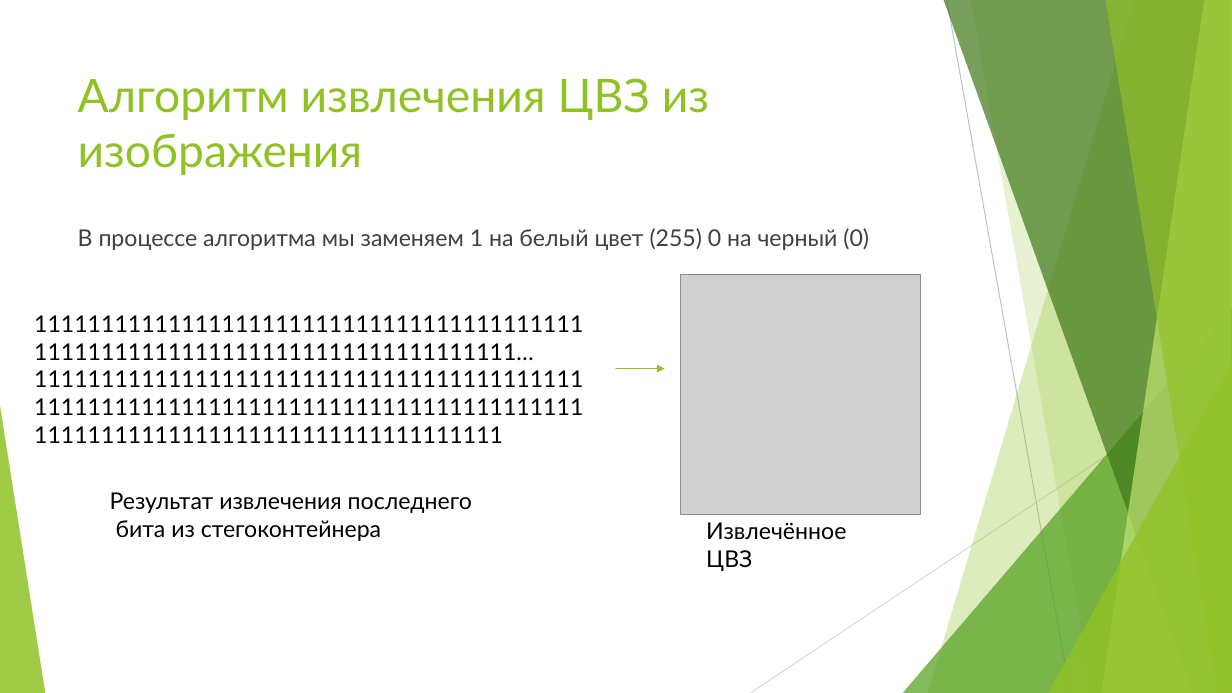
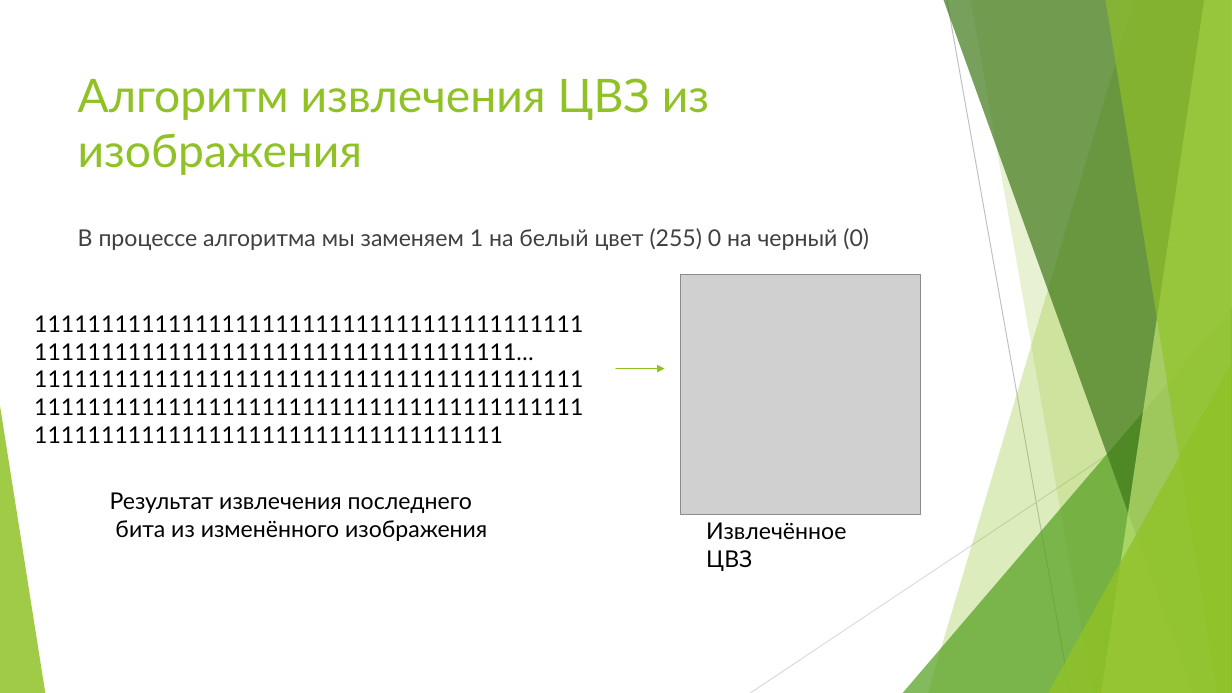
Before and after one commit to Kubyshev/kurs_stega, a slide deck: slide 16 of stegoKurs/Курсовая.pptx. Drawn at 1232x693 pixels with LibreOffice and Linux fonts; fonts in the diff are those of the drawing; grey boxes stand for pictures. Boxes give left, top, right and bottom in pixels: in the first picture for what was removed or moved away, otherwise in the second. Text is boxed around its words. In the diff, an @@ line names an element or a change of style, - is before the commit and + after.

```diff
--- a/stegoKurs/Курсовая.pptx
+++ b/stegoKurs/Курсовая.pptx
@@ text at (115, 520, 487, 541): text changed @@
-бита из стегоконтейнера
+бита из изменённого изображения
```
Also in this commit, not shown: 9 other slides changed.
